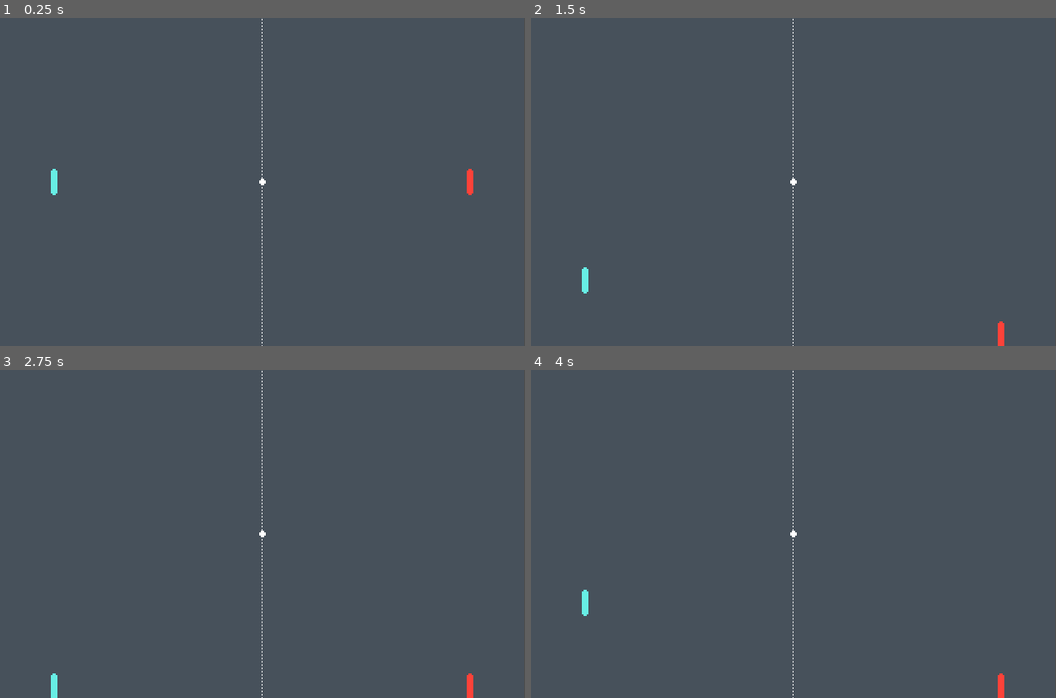
Above: before the commit, frames 1-4 (two rows, left to right).
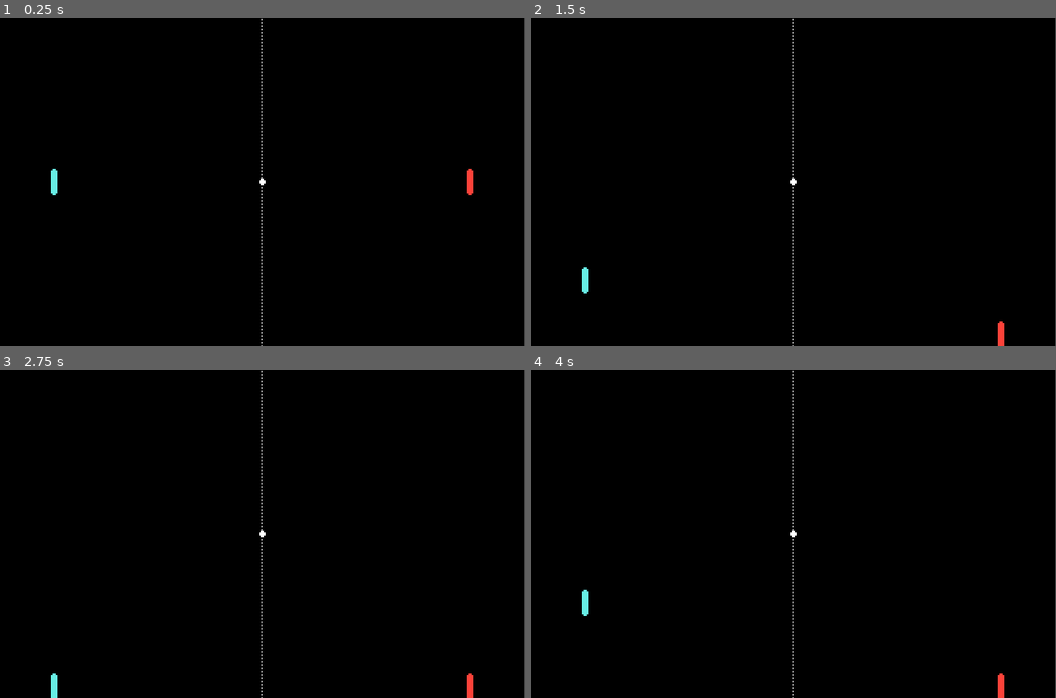
Above: after the commit, the same moments.

Repository: LMem001/Pong
Game: Godot game, scene res://scenes/pong.tscn
The game is run twice, just before and just after one commit, with the same random seed, the same clock (stepped at 60 frames per second) and the same inputs.
Inputs:
- Up to frame 1 (0.25 s): no input
- Up to frame 2 (1.5 s): tap Enter at 0.5 s; hold Down (right_moves_down) 0.53-1.28 s; hold S (left_moves_down) from 1.28 s (still down)
- Up to frame 3 (2.75 s): tap Space at 2 s; release S (left_moves_down) at 2.03 s; hold Down (right_moves_down) from 2.03 s (still down)
- Up to frame 4 (4 s): tap Enter at 2.75 s; release Down (right_moves_down) at 2.78 s; hold W (left_moves_up) 2.78-3.53 s; hold S (left_moves_down) from 3.53 s (still down)

The runs differ from the first frame. In frame 1, 100% of the frame differs, in the area x 0-100%, y 0-100%; in frame 2, 100%; in frame 3, 100%; in frame 4, 100%.

Commit message:
added x_direction to the game
The Ball will go in the direction of the player who won last time

Diff:
--- a/pong/scenes/ball.tscn
+++ b/pong/scenes/ball.tscn
@@ -8,6 +8,7 @@
 var velocity = Vector2(0, 0)
 var initial_position = Vector2()
 var body_coll
+var x_direction = 230
 
 func _physics_process(delta):
 	# Move
@@ -29,13 +30,22 @@
 
 func start_game():
 	# set velocity
-	velocity = Vector2(230, 230)
+	velocity = Vector2(x_direction, 230)
 	print(\"Gioco iniziato con velocità: \", velocity)
 
-func reset_ball():
+func reset_ball(direction):
 	# Reset Ball
+	set_x_direction(direction)
 	position = initial_position
 	velocity = Vector2(0, 0)
+
+# var direction: String left or right
+func set_x_direction(direction):
+	# Reset Ball
+	if direction == \"right\":
+		x_direction = 230
+	else:
+		x_direction = -230
 
 func _on_body_entered(body):
 	body_coll = body.name
--- a/pong/scenes/pong.gd
+++ b/pong/scenes/pong.gd
@@ -1,8 +1,7 @@
 extends Node2D
 
-
 func _on_goal_left_area_entered(area):
-	%Ball.reset_ball()
+	%Ball.reset_ball("right")
 
 func _on_goal_right_area_entered(area):
-	%Ball.reset_ball()
+	%Ball.reset_ball("left")
--- a/pong/scenes/pong.tscn
+++ b/pong/scenes/pong.tscn
@@ -27,7 +27,7 @@
 anchor_right = 0.998
 anchor_bottom = 1.0
 offset_right = 0.279968
-color = Color(0.276873, 0.315579, 0.357699, 1)
+color = Color(0, 0, 0, 1)
 
 [node name="Walls" type="StaticBody2D" parent="Stage"]
 
